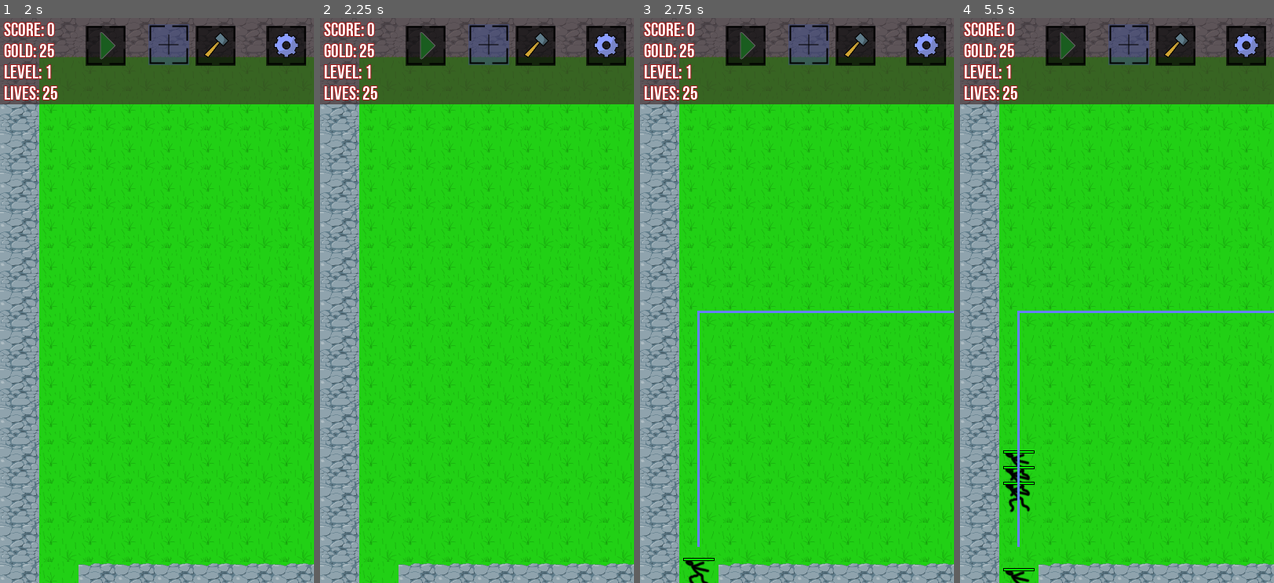
Above: before the commit, frames 1-4 (left to right).
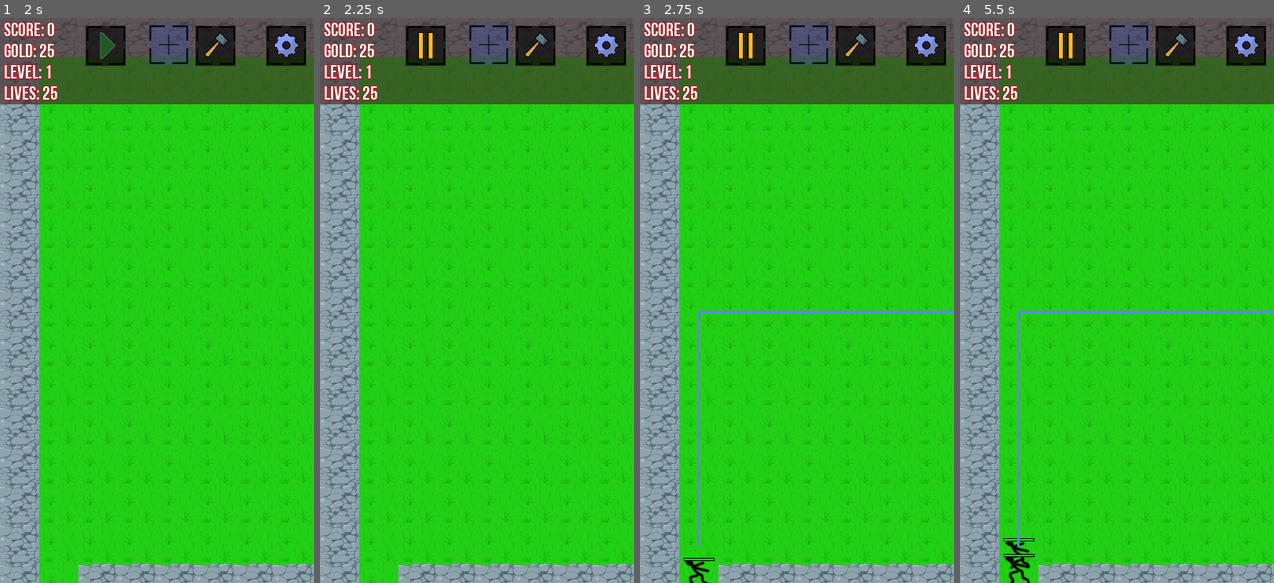
Above: after the commit, the same moments.

Repository: thewillwillhelp/godot-td
Game: Godot game, scene res://scenes/MainMenu.tscn
The game is run twice, just before and just after one commit, with the same random seed, the same clock (stepped at 60 frames per second) and the same inputs.
Inputs (mouse positions are in pixels of both pictures, inside the frame that each line leads up to):
- Up to frame 1 (2 s): click "New free game" at 0.5 s; click (169, 46) at 1.25 s
- Up to frame 2 (2.25 s): click (426, 46) at 2 s
- Up to frame 3 (2.75 s): no input
- Up to frame 4 (5.5 s): click (1066, 46) at 2.75 s; click (1129, 46) at 3.5 s; click (1129, 46) at 4.25 s; click (1066, 46) at 5 s

Frame 1 is identical in both runs. In frame 2, 0.2% of the frame differs, in the area x 31-37%, y 2-8%; in frame 3, 0.2%; in frame 4, 1.2%, in the area x 13-37%, y 2-100%.

Commit message:
feat: add autostart of waves after 5 sec feat: add possibility to pause/resume the game

Diff:
--- a/scenes/BattleFieldScene.gd
+++ b/scenes/BattleFieldScene.gd
@@ -12,12 +12,12 @@
 const PREVIEW_WALL_RECT: Rect2 = Rect2(0, -50, 50, 100)
 const PREVIEW_DESTROY_CONSTRUCTION_RECT: Rect2 = Rect2(0, -100, 100, 200)
 
-const BUILDING_AREA_ALLOWED_TOP_LEFT = Vector2(1, 1)
-const BUILDING_AREA_ALLOWED_BOTTOM_RIGHT = Vector2(6, 13)
-const DEFAULT_BATTLEFIELD_ROWS_NUMBER = 15
-const DEFAULT_BATTLEFIELD_COLUMNS_NUMBER = 10
-const GRASS_TILE_INDEX = 1
-const STONE_WALL_TILE_INDEX = 0
+const BUILDING_AREA_ALLOWED_TOP_LEFT: Vector2 = Vector2(1, 1)
+const BUILDING_AREA_ALLOWED_BOTTOM_RIGHT: Vector2 = Vector2(6, 13)
+const DEFAULT_BATTLEFIELD_ROWS_NUMBER: int = 15
+const DEFAULT_BATTLEFIELD_COLUMNS_NUMBER: int = 10
+const GRASS_TILE_INDEX: int = 1
+const STONE_WALL_TILE_INDEX: int = 0
 
 signal battlefield_data_updated
 
@@ -25,6 +25,10 @@
 var background_tile_map: TileMap
 var target_building: String = ""
 var current_wave_counter: int = 0
+var current_wave_mobs_creation_counter: int = 0
+var is_game_on_pause: bool = true
+var is_wait_next_wave: bool = false
+var time_to_next_wave: int = 0
 
 """
     Construction Types:
@@ -87,7 +91,7 @@
     else:
         self.start_game()
 
-func start_game(is_game_new: bool = true):
+func start_game(is_game_new: bool = true) -> void:
     if is_game_new:
         self.game_data = default_game_data.duplicate()
         self.game_data.start_position = self.get_random_border_position()
@@ -105,7 +109,7 @@
 #func _process(delta):
 #    pass
 
-func remove_construction(position):
+func remove_construction(position) -> void:
     var battlefield_data = self.game_data.battlefield_data
     var cell_position = main_tile_map.world_to_map(position)
 
@@ -118,19 +122,18 @@
 
     update_battle_field_view(battlefield_data)
 
-func raise_game_level():
+func raise_game_level() -> void:
     set_game_level(self.game_data.game_level + 1)
 
-func set_game_level(new_game_level: int):
+func set_game_level(new_game_level: int) -> void:
     self.game_data.game_level = new_game_level
     update_score_label()
 
-func check_and_update_game_level():
+func check_and_update_game_level() -> void:
     if self.game_data.score / (5.0* (self.game_data.game_level*2)) > self.game_data.game_level:
         raise_game_level()
-        pass
-
-func create_entity():
+
+func create_entity() -> void:
     var next_mob = mob_scene.instance()
     next_mob.entity_type = 1
     if self.game_data.game_level > 5:
@@ -146,18 +149,27 @@
     next_mob.world_tilemap = main_tile_map
     next_mob.target_position = self.game_data.end_position
     next_mob.connect("was_killed", self, "on_kill_mob")
+    next_mob.connect("tree_exited", self, "_on_mob_disappear")
     self.connect("battlefield_data_updated", next_mob, "on_battlefield_data_changed")
     next_mob.update_escaped_path(self.game_data.battlefield_data)
 
-func update_score_label():
+
+func update_score_label() -> void:
     var score = self.game_data.score
     var gold = self.game_data.gold
     var game_level = self.game_data.game_level
     var lives = self.game_data.lives
     # @TODO separte these labels
-    $GUI/ScoreLabel.text = "Score: %d\nGold: %d\nLevel: %d\nLives: %d" % [score, gold, game_level, lives]
-
-func update_building_preview(building_target: String = ""):
+    var prepared_text: String = "Score: %d\n" % score
+    prepared_text += "Gold: %d\n" % gold
+    prepared_text += "Level: %d\n" % game_level
+    prepared_text += "Lives: %d" % lives
+    if time_to_next_wave > 0:
+        prepared_text += "            Next Wave in %d sec" % time_to_next_wave
+    # prepared_text += "\nLeft: %d" % [ self.current_wave_counter ]
+    $GUI/ScoreLabel.text = prepared_text;
+
+func update_building_preview(building_target: String = "") -> void:
     var building_preview_sprite = $GUI/SelectionPreview/Button/Sprite
     building_preview_sprite.set_scale(Vector2(2, 2))
     building_preview_sprite.texture = icons_sprite_set
@@ -190,7 +202,7 @@
     return len(path) > 0
 
 func create_initial_battlefield(width: int, height: int):
-    var battlefield_data = []
+    var battlefield_data: Array = []
     battlefield_data.resize(height)
 
     for row_index in range(0, height):
@@ -261,7 +273,7 @@
                 battlefield_cell.erase("construction")
 
     $mob_create_timer.stop()
-    self.current_wave_counter = 0
+    self.current_wave_mobs_creation_counter = 0
     self.remove_all_enemies()
     self.start_game()
 
@@ -303,6 +315,20 @@
 
 func finish_game():
     $GUI.show_game_over_menu()
+
+func _update_time_to_next_wave(i):
+    self.time_to_next_wave = 4 - i
+    update_score_label()
+
+func reduce_number_of_mobs(number: int):
+    self.current_wave_counter -= number
+    if self.current_wave_counter == 0:
+        # yield(get_tree().create_timer(5.0), "timeout")
+        self.is_wait_next_wave = true
+        yield(self.wait(5, self, "_update_time_to_next_wave"), "completed")
+        self.is_wait_next_wave = false
+        self.is_game_on_pause = true
+        self._on_StartWaveButton_pressed()
 
 func get_random_border_position(to_keep_distance: Vector2 = Vector2()) -> Vector2:
     randomize()
@@ -383,15 +409,29 @@
         target_building = CONSTRUCTION_TYPE_CANNON_TOWER
     update_building_preview(target_building)
 
-func _on_StartWaveButton_pressed():
-    if current_wave_counter > 0:
+func _on_StartWaveButton_pressed() -> void:
+    if not self.is_game_on_pause:
+        self.is_game_on_pause = true
+        Engine.time_scale = 0
+        return
+    else:
+        self.is_game_on_pause = false
+        Engine.time_scale = 1
+
+    if self.is_wait_next_wave:
+        return
+
+    if self.current_wave_counter > 0:
+        return
+
+    if self.current_wave_mobs_creation_counter > 0:
         return
 
     var mobs_for_level = self.game_data.game_level
     if mobs_for_level > 20: mobs_for_level = 20
     var bonus_mobs = (randi() % (self.game_data.game_level + 2)) % 10
 
-    current_wave_counter = mobs_for_level + bonus_mobs
+    self.current_wave_mobs_creation_counter = mobs_for_level + bonus_mobs
     $mob_create_timer.start()
 
 
@@ -463,12 +503,34 @@
     update_score_label()
 
 func _on_mob_create_timer_timeout():
-    if current_wave_counter == 0:
+    if self.current_wave_mobs_creation_counter == 0:
         $mob_create_timer.stop()
     else:
-        current_wave_counter -= 1
+        self.current_wave_mobs_creation_counter -= 1
+        self.current_wave_counter += 1
+        self.update_score_label()
         create_entity()
 
 
 func _on_Node_swipe_is_happened(position_diff: Vector2):
     $Camera2D.position -= position_diff
+
+func _on_mob_disappear():
+    self.reduce_number_of_mobs(1)
+    self.update_score_label()
+
+func wait(seconds: int = 1, target = null, fnName = null) -> void:
+    var root_tree := get_tree()
+    if not root_tree:
+        return yield()
+    var i := 0
+    if fnName:
+        target.call(fnName, i)
+    i = 1
+
+    while i < seconds:
+        var timer := root_tree.create_timer(1)
+        yield(timer, "timeout")
+        if fnName:
+            target.call(fnName, i)
+        i += 1
--- a/scenes/Battle_GUI.gd
+++ b/scenes/Battle_GUI.gd
@@ -3,10 +3,15 @@
 signal command_send(command_name)
 signal building_target_selected(construction_type)
 
+var start_texture = preload("res://assets/images/play-button.png")
+var pause_texture = preload("res://assets/images/pause-button.png")
+var is_play_button_pressed = false
+
 onready var selectionPreviewButton = $SelectionPreview/Button
 
 func _ready():
     self.set_process(false)
+    self._update_start_pause_button()
     selectionPreviewButton.connect("button_up", self, "_on_gui_event", [ "selection_preview_clicked" ])
     $ResetGameButton.connect("button_up", self, "_on_gui_event", [ "reset_game_clicked" ])
     $LoadGameButton.connect("button_up", self, "_on_gui_event", [ "load_game_clicked" ])
@@ -24,6 +29,9 @@
     $GameOverMenu.show()
 
 func _on_gui_event(event_name: String):
+    if event_name == "start_wave_clicked":
+        self._update_start_pause_button()
+
     emit_signal("command_send", event_name)
 
 func _on_building_menu_event(construction_type: int):
@@ -43,3 +51,10 @@
         $SettingsMenu.show()
     else:
         $SettingsMenu.hide()
+
+func _update_start_pause_button():
+    if is_play_button_pressed:
+        $StartWaveButton.texture_normal = pause_texture
+    else:
+        $StartWaveButton.texture_normal = start_texture
+    is_play_button_pressed = not is_play_button_pressed
--- a/scenes/MobScene.gd
+++ b/scenes/MobScene.gd
@@ -17,30 +17,34 @@
 const HP_INDICATOR_MAX_WIDTH = 38
 
 # data object constants
-var entity_class = "Enemy"
-var entity_type = 1
+var entity_class: String = "Enemy"
+var entity_type: int = 1
 var escape_path = [] setget set_path
-var difficulty_modifier = 1
-var hit_points = 4
-var max_hp = 4
-var speed = 50
+var difficulty_modifier: int = 1
+var hit_points: int = 4
+var max_hp: int = 4
+var speed: int = 50
 var world_tilemap: TileMap
 var came_from_map: Dictionary
 # target position in tilemap cells
 var target_position: Vector2
 
 # Called when the node enters the scene tree for the first time.
-func _ready():
+func _ready() -> void:
     update_params_according_type()
     update_hp_label()
     set_process(false)
 
 # Called every frame. 'delta' is the elapsed time since the previous frame.
-func _process(delta):
+func _process(delta) -> void:
+    if delta < 0:
+        # sometimes negative delta appears
+        return
+
     var distance = delta * speed
     move_along_path(distance)
 
-func move_along_path(distance):
+func move_along_path(distance) -> void:
     var start_position = position
     update_path_line()
     for i in range(escape_path.size()):
@@ -55,18 +59,18 @@
         start_position = escape_path[0]
         escape_path.remove(0)
 
-func set_path(value):
+func set_path(value) -> void:
     escape_path = value
     if value.size() == 0:
         return
     set_process(true)
 
-func update_hp_label():
+func update_hp_label() -> void:
     var life_indicator = $HpIndicator/LifeIndicator
     var hp_indicator_width = float(hit_points)/float(max_hp)*HP_INDICATOR_MAX_WIDTH
     life_indicator.rect_size.x = hp_indicator_width
 
-func receive_damage(bullet: Area2D):
+func receive_damage(bullet: Area2D) -> void:
     if not bullet.is_active():
         return
 
@@ -102,14 +106,14 @@
     update_path_line()
     set_path(escape_path)
 
-func update_path_line():
+func update_path_line() -> void:
     var path_line = []
     for step in escape_path:
         path_line.push_back(step - position)
 
     $Line2D.points = path_line
 
-func update_params_according_type():
+func update_params_according_type() -> void:
     if entity_type == 1:
         max_hp = 8
         speed = 50
Binary file added: assets/images/pause-button.png
Not shown, added: assets/images/pause-button.png.import
